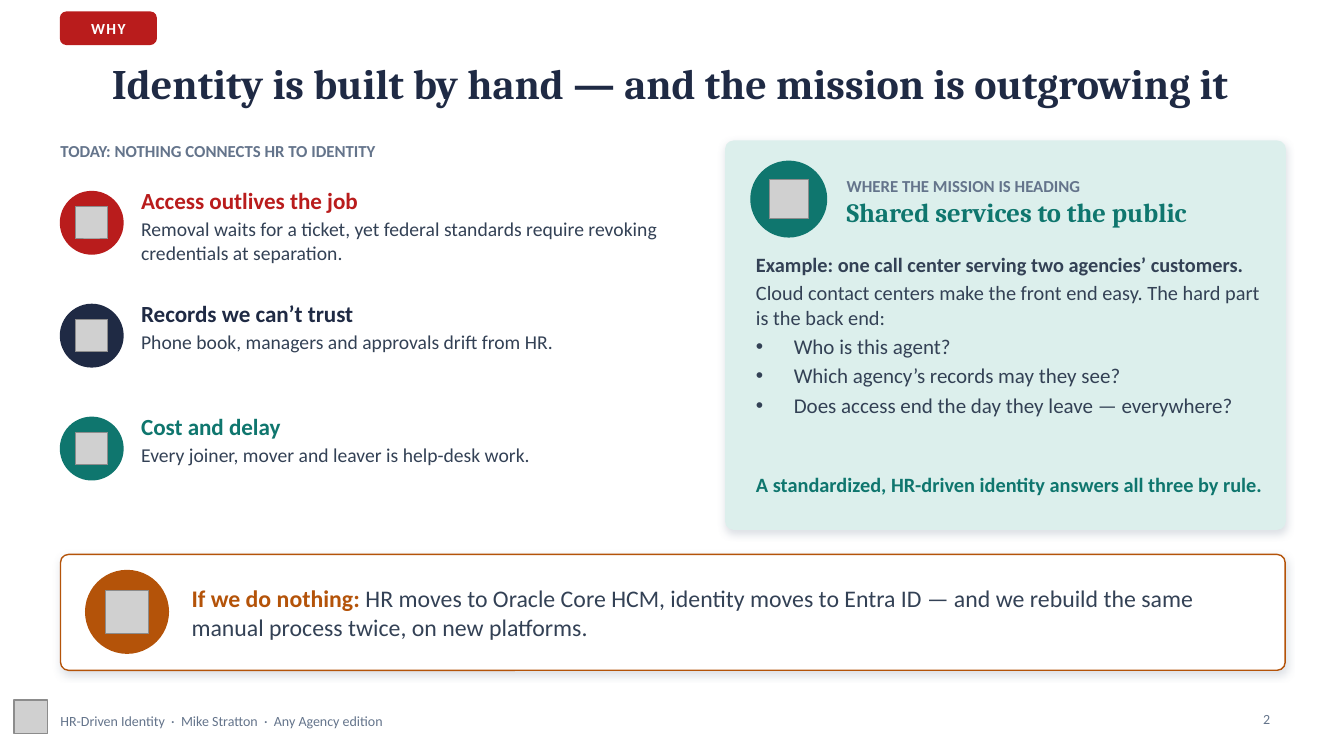
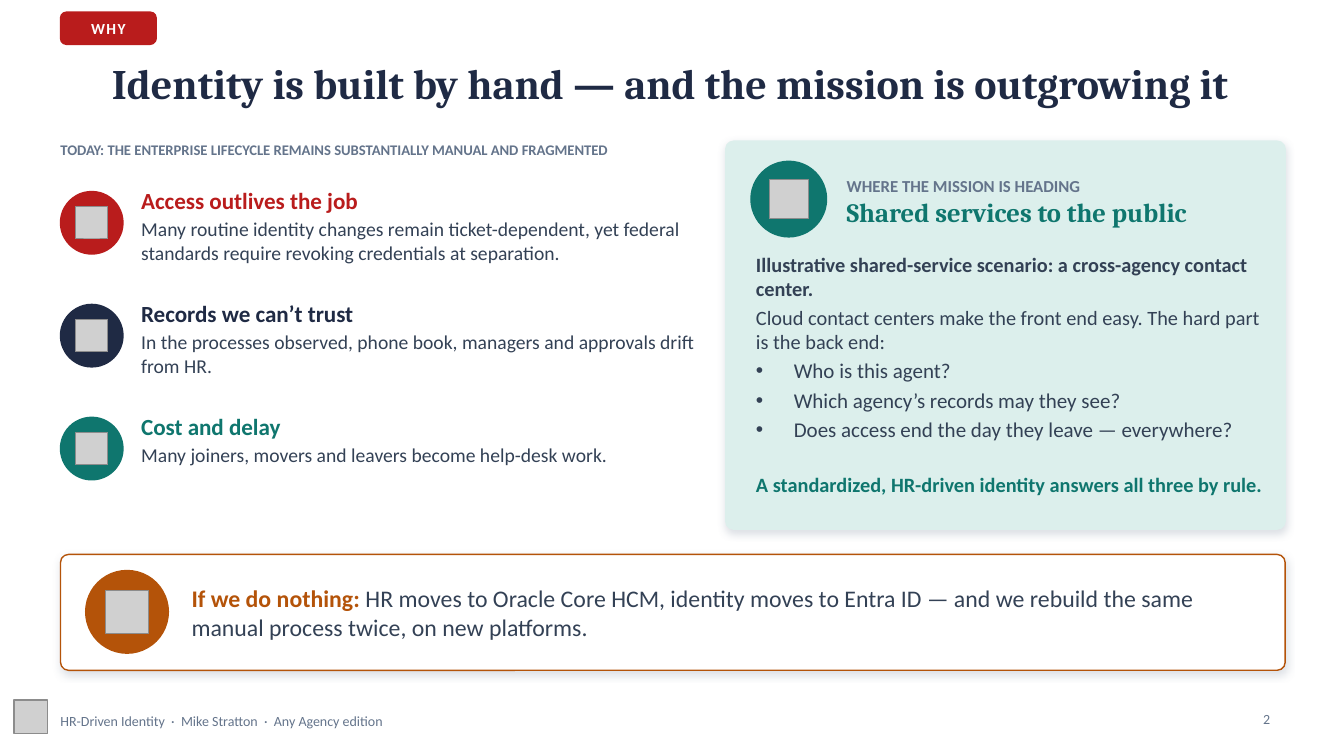
Before and after one commit to WhalerMike/modernization-workbook, a slide deck: slide 2 of presentations/hr-driven-identity-interview/HR_Driven_Identity_Exec_AnyAgency_Narrated.pptx. Drawn at 1344x756 pixels with LibreOffice and Linux fonts; fonts in the diff are those of the drawing; grey boxes stand for pictures; background and template pictures are left out. Boxes give left, top, right and bottom in pixels: in the first picture for what was removed or moved away, otherwise in the second. Text is boxed around its words. In the diff, an @@ line names an element or a change of style, - is before the commit and + after.

```diff
--- a/presentations/hr-driven-identity-interview/HR_Driven_Identity_Exec_AnyAgency_Narrated.pptx
+++ b/presentations/hr-driven-identity-interview/HR_Driven_Identity_Exec_AnyAgency_Narrated.pptx
@@ text at (60, 145, 608, 155): text changed; size 12 to 10.5 pt @@
-TODAY: NOTHING CONNECTS HR TO IDENTITY
+TODAY: THE ENTERPRISE LIFECYCLE REMAINS SUBSTANTIALLY MANUAL AND FRAGMENTED
@@ text at (141, 222, 680, 264): text changed @@
-Removal waits for a ticket, yet federal standards require revoking credentials at separation.
+Many routine identity changes remain ticket-dependent, yet federal standards require revoking credentials at separation.
@@ text at (756, 257, 1247, 296): text changed @@
-Example: one call center serving two agencies’ customers.
+Illustrative shared-service scenario: a cross-agency contact center.
@@ text at (141, 335, 694, 373): text changed @@
-Phone book, managers and approvals drift from HR.
+In the processes observed, phone book, managers and approvals drift from HR.
@@ text at (141, 448, 607, 466): text changed @@
-Every joiner, mover and leaver is help-desk work.
+Many joiners, movers and leavers become help-desk work.
```
Also in this commit, not shown: 4 other slides changed, 2 slides added, 46 other files.
